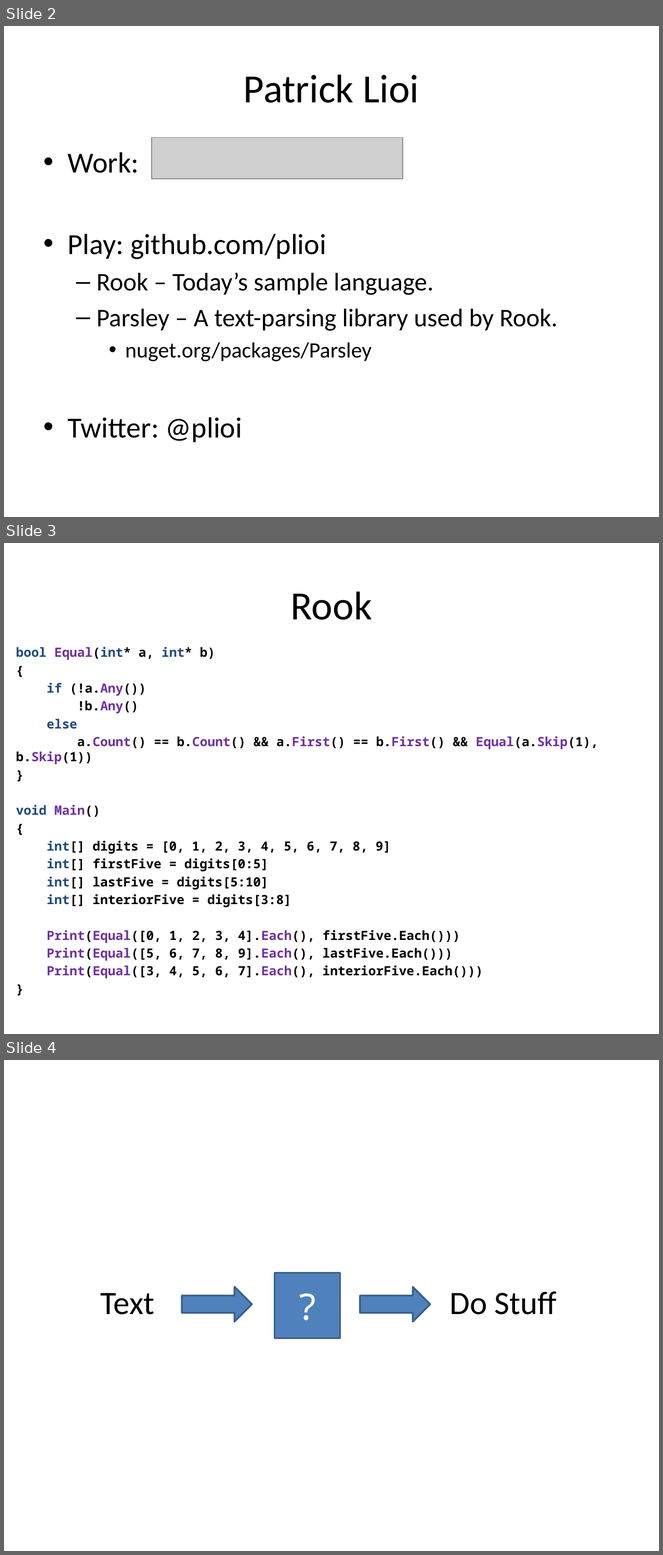
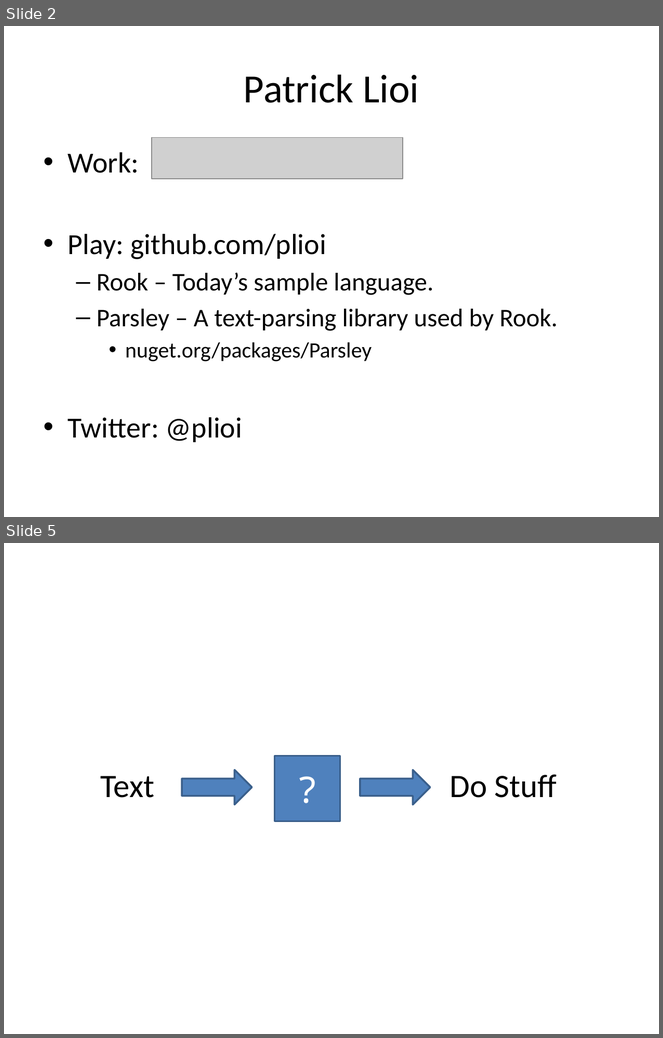
Before and after one commit to plioi/presentations, a slide deck: BuildingALanguage/BuildingALanguage.pptx. Shown one above the other, each under a label of ours: slides 2, 3 and 4 before the commit, slides 2 and 5 after it; the slides between them are not shown. The pictures are 663x1555 and 663x1038 pixels, drawn with LibreOffice and Linux fonts; fonts in the diff are those of the drawing; grey boxes stand for pictures. Boxes give left, top, right and bottom in pixels: in the first picture for what was removed or moved away, otherwise in the second. Text is boxed around its words. In the diff, an @@ line names an element or a change of style, - is before the commit and + after.

```diff
--- a/BuildingALanguage/BuildingALanguage.pptx
+++ b/BuildingALanguage/BuildingALanguage.pptx
@@ slide 3 removed at (4, 543, 659, 1034), background #FFFFFF @@
@@ title removed at (291, 591, 372, 620) @@
-Rook
@@ text removed at (16, 647, 599, 979) @@
-bool Equal(int* a, int* b)
-{
-if (!a.Any())
-!b.Any()
-else
-a.Count() == b.Count() && a.First() == b.First() && Equal(a.Skip(1), b.Skip(1))
-}
-void Main()
-{
-int[] digits = [0, 1, 2, 3, 4, 5, 6, 7, 8, 9]
-int[] firstFive = digits[0:5]
-int[] lastFive = digits[5:10]
-int[] interiorFive = digits[3:8]
-Print(Equal([0, 1, 2, 3, 4].Each(), firstFive.Each()))
-Print(Equal([5, 6, 7, 8, 9].Each(), lastFive.Each()))
-Print(Equal([3, 4, 5, 6, 7].Each(), interiorFive.Each()))
-}
@@ what was slide 4 is now slide 5 @@
```
Also in this commit, not shown: 11 slides changed, 2 slides added.
